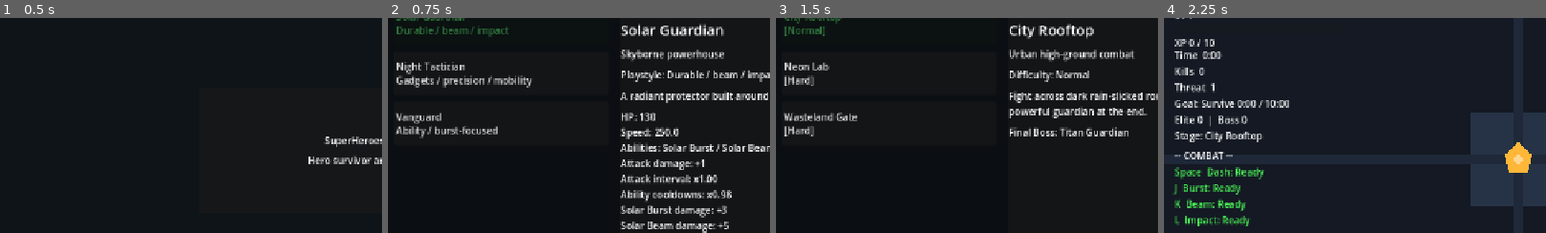
Above: before the commit, frames 1-4 (left to right).
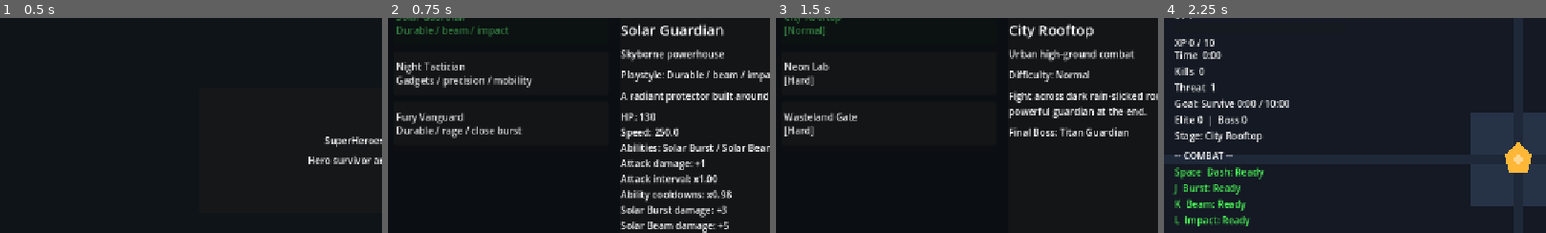
Above: after the commit, the same moments.

Repository: StanisRyz/SuperHeroes
Game: Godot game, scene res://scenes/main/Main.tscn
Two runs of this game, one before a commit and one after it. Both use one fixed random seed, a clock stepped at 60 frames per second and the inputs below.
Inputs:
- Up to frame 1 (0.5 s): no input
- Up to frame 2 (0.75 s): click "Select Hero" at 0.5 s
- Up to frame 3 (1.5 s): click "Start Run" at 1.25 s
- Up to frame 4 (2.25 s): click "Start Run" at 2 s
The pictures show only the part of the screen within x 4-54%, y 17-67%; the shares and areas given below are measured in that part.

Frame 1 is identical in both runs. In frame 2, 1.2% of the frame differs, in the area x 2-36%, y 44-56%; in frame 3, less than 0.1%; in frame 4, nothing differs.

Commit message:
Rework Vanguard as rage bruiser
Rework Vanguard into an original rage bruiser archetype:
- Update Vanguard identity, description, playstyle, and starting modifiers.
- Add Vanguard-specific ability presentation for rage burst, crushing leap, and heavy slam fantasy.
- Preserve global ability input slots and existing HUD/mobile cooldown flow.
- Keep Solar Guardian and Night Tactician behavior unchanged.
- Keep Per-Hero Training compatibility.
- Avoid all licensed DC/Marvel/Hulk naming.
- Update README.md, Agents.md, and gameplay validation docs if present.

Diff:
--- a/scenes/heroes/HeroDataProvider.gd
+++ b/scenes/heroes/HeroDataProvider.gd
@@ -63,21 +63,32 @@
 	},
 	{
 		"id": "vanguard",
-		"display_name": "Vanguard",
-		"subtitle": "Burst ability striker",
-		"description": "Ability-focused hero. Trades no durability for stronger bursts and faster cooldowns.",
-		"playstyle": "Ability / burst-focused",
+		"display_name": "Fury Vanguard",
+		"subtitle": "Rage bruiser",
+		"description": "A heavy close-range brawler who absorbs punishment, surges forward, and ends fights with brutal ground-shaking impacts.",
+		"playstyle": "Durable / rage / close burst",
 		"unlocked_by_default": true,
 		"unlock_cost": 150,
 		"stats": {
-			"max_health": 100,
-			"speed": 275.0,
-			"ability_cooldown_multiplier": 0.9,
-			"nova_damage_bonus": 4,
-			"slam_damage_bonus": 6,
+			"max_health": 125,
+			"speed": 245.0,
+			"attack_damage_bonus": 2,
+			"attack_interval_multiplier": 1.08,
+			"ability_cooldown_multiplier": 0.98,
+			"nova_damage_bonus": 5,
+			"nova_radius_bonus": 20.0,
+			"laser_damage_bonus": 2,
+			"laser_width_bonus": 18.0,
+			"slam_damage_bonus": 8,
+			"slam_radius_bonus": 20.0,
 		},
-		"starting_modifiers": {"bonus": "Stronger active abilities and slightly faster cooldowns."},
-		"color": Color(0.22, 0.8, 0.62, 1.0),
+		"ability_names": {
+			1: {"display_name": "Rage Burst", "short_name": "Rage"},
+			2: {"display_name": "Crushing Leap", "short_name": "Leap"},
+			3: {"display_name": "Titan Slam", "short_name": "Slam"},
+		},
+		"starting_modifiers": {"bonus": "Higher durability, heavier close-range impacts, and slower bruiser movement."},
+		"color": Color(0.62, 0.22, 0.18, 1.0),
 	},
 ]
 
Not shown, changed: Agents.md
Not shown, changed: README.md
Not shown, changed: docs/validation/gameplay_validation.md
